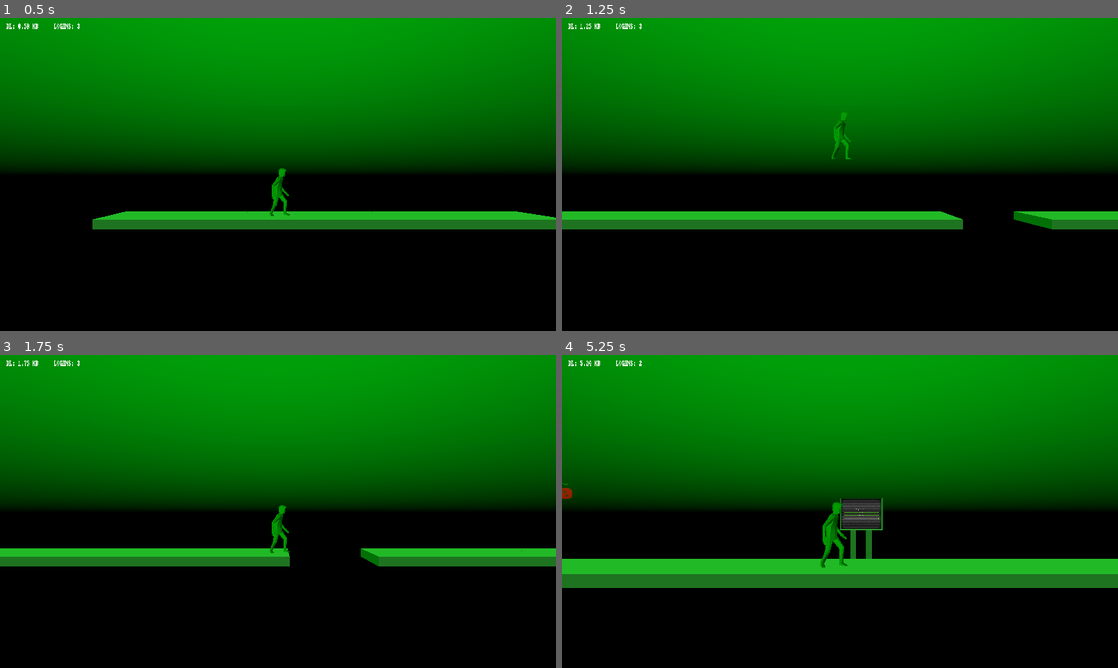
Above: before the commit, frames 1-4 (two rows, left to right).
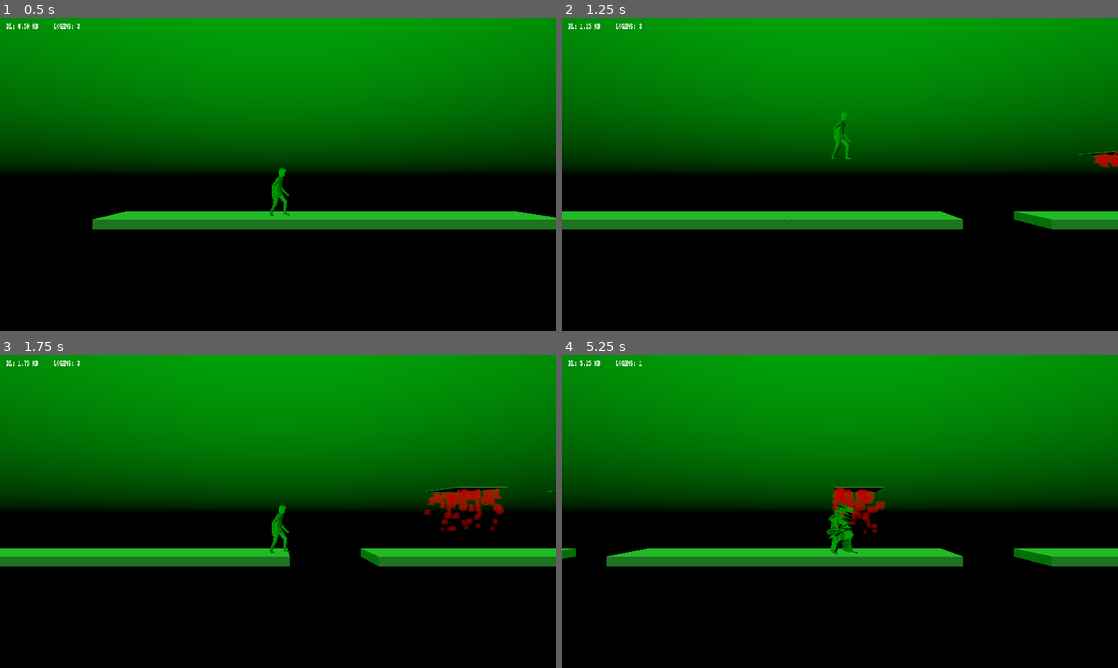
Above: after the commit, the same moments.

Repository: Inglo-Games/EndlessHacker
Game: Godot game, scene res://scenes/game_world.tscn
Two runs of this game, one before a commit and one after it. Both use one fixed random seed, a clock stepped at 60 frames per second and the inputs below.
Inputs (mouse positions are in pixels of both pictures, inside the frame that each line leads up to):
- Up to frame 1 (0.5 s): no input
- Up to frame 2 (1.25 s): move the mouse to (962, 158) at 0.52 s; tap S (slide) at 0.6 s; click (962, 158) at 0.67 s; tap Space (jump) at 0.77 s
- Up to frame 3 (1.75 s): drag from (166, 527) to (250, 574) at 1.27 s
- Up to frame 4 (5.25 s): move the mouse to (895, 442) at 2.02 s; tap S (slide) at 2.1, 3.6, 5.1 s; click (895, 442) at 2.17 s; drag from (812, 574) to (673, 464) at 2.77 s; move the mouse to (1006, 558) at 3.52 s; click (1006, 558) at 3.67 s; tap Space (jump) at 3.77 s; drag from (673, 464) to (756, 433) at 4.27 s; move the mouse to (867, 511) at 5.02 s; click (867, 511) at 5.17 s

Frame 1 is identical in both runs. In frame 2, 0.2% of the frame differs, in the area x 40-100%, y 42-65%; in frame 3, 1.1%; in frame 4, 14%, in the area x 0-100%, y 1-75%.
Error in both runs: Attempt to call function 'play' in base 'null instance' on a null instance. (res://scripts/player.gd:21)

Commit message:
Tweak transition probabilities to increase likelihood of powerups

Diff:
--- a/game/scripts/block_container.gd
+++ b/game/scripts/block_container.gd
@@ -7,10 +7,10 @@
 # This defines probabilities for each block to transition to the next
 # E.g., the probability block A is followed by block B is TRANS_PROBS[A][B]
 const TRANS_PROBS := [
-	[0.0,  0.3,  0.3, 0.25, 0.05, 0.1],
+	[0.0,  0.3,  0.3, 0.25, 0.07, 0.08],
 	[0.3,  0.2,  0.3, 0.2,  0,    0],
-	[0.3,  0.5,  0.1, 0,    0,    0.1],
-	[0.75, 0.15, 0,   0.05, 0.05, 0],
+	[0.3,  0.5,  0.1, 0,    0.05, 0.05],
+	[0.73, 0.15, 0,   0.05, 0.07, 0],
 	[0.6,  0.1,  0.1, 0.2,  0,    0],
 	[1.0,  0,    0,   0,    0,    0]
 ]
